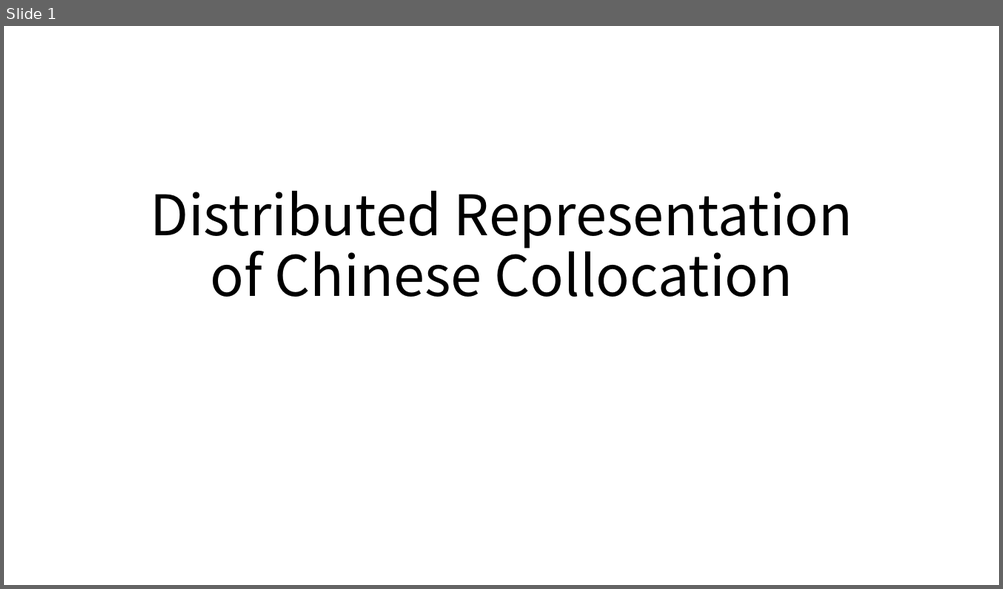
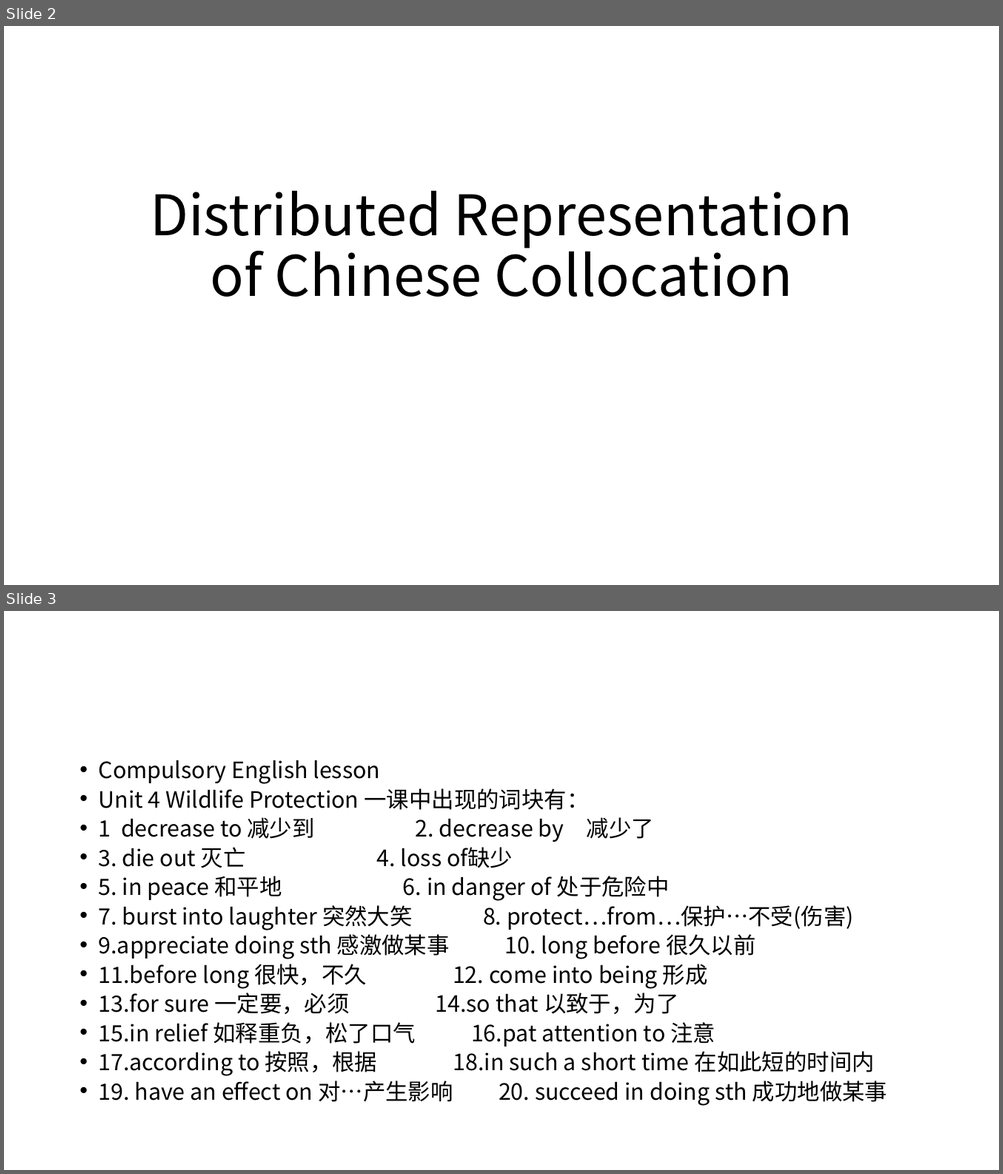
Before and after one commit to xiabo0816/Chinese_MWEs_Representation, a slide deck: PACLIC 32 Semantics session.pptx. Shown one above the other, each under a label of ours: slide 1 before the commit, slides 2 and 3 after it. The pictures are 1003x589 and 1003x1174 pixels, drawn with LibreOffice and Linux fonts; fonts in the diff are those of the drawing. Boxes give left, top, right and bottom in pixels: in the first picture for what was removed or moved away, otherwise in the second. Text is boxed around its words. In the diff, an @@ line names an element or a change of style, - is before the commit and + after.

```diff
--- a/PACLIC 32 Semantics session.pptx
+++ b/PACLIC 32 Semantics session.pptx
@@ slide 3 added at <box>4,611,999,1170</box>, background #FFFFFF @@
@@ text added at <box>99,760,887,1106</box>, 21.7 pt, text #000000 @@
+• Compulsory English lesson
+• Unit 4 Wildlife Protection 一课中出现的词块有：
+• 1 decrease to 减少到 2. decrease by 减少了
+• 3. die out 灭亡 4. loss of缺少
+• 5. in peace 和平地 6. in danger of 处于危险中
+• 7. burst into laughter 突然大笑 8. protect…from…保护…不受(伤害)
+• 9.appreciate doing sth 感激做某事 10. long before 很久以前
+• 11.before long 很快，不久 12. come into being 形成
+• 13.for sure 一定要，必须 14.so that 以致于，为了
+• 15.in relief 如释重负，松了口气 16.pat attention to 注意
+• 17.according to 按照，根据 18.in such a short time 在如此短的时间内
+• 19. have an effect on 对…产生影响 20. succeed in doing sth 成功地做某事
@@ what was slide 1 is now slide 2 @@
```
Also in this commit, not shown: 2 other slides added, 1 slide removed, 1 other file.
